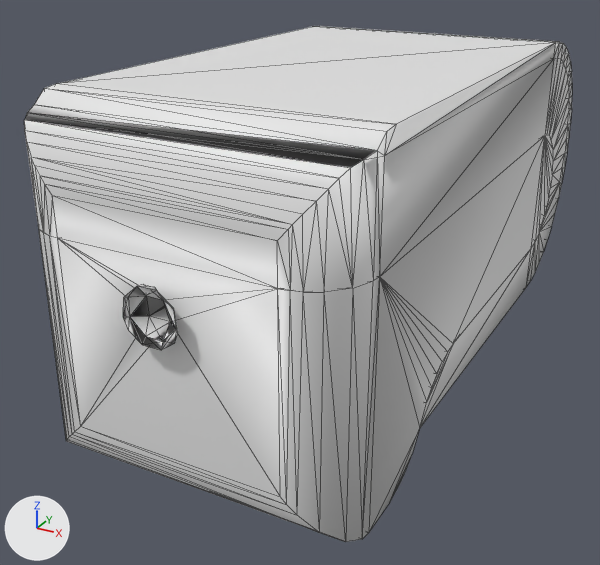
What one commit did to the OBJ model software/models/mit_gazebo_models/irobot_hand/meshes/finger_distal_chull.obj.
Both versions are drawn from a 50 mm lens placed at (0.0208, -0.0256, 0.0198), pointed at (-0.0022, 0.0163, -0.0012). Every picture has the same lights, and +X, +Y and +Z are marked at lower left. Mesh edges are drawn as thin lines. Where no turn or scale is listed for an object, it has been applied to the vertices.

In view in the first picture: 'finger_distal_chull'.
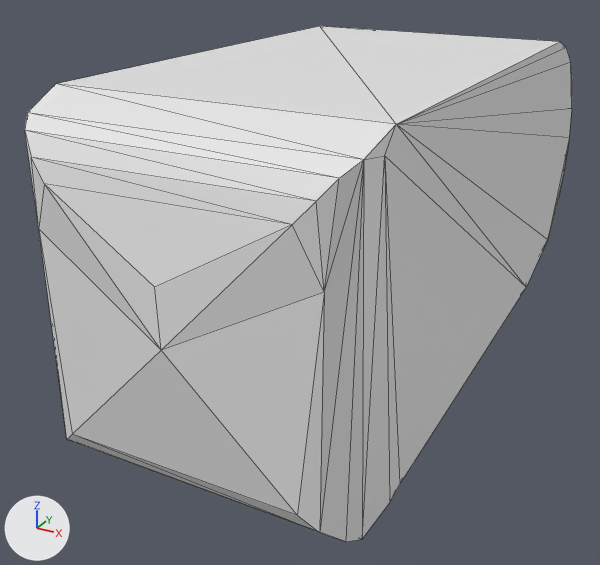
Patch to the scene script:
```diff
--- a/software/models/mit_gazebo_models/irobot_hand/meshes/finger_distal_chull.obj.py
+++ b/software/models/mit_gazebo_models/irobot_hand/meshes/finger_distal_chull.obj.py
@@ me_finger_distal_chull @@
 # used by ob_finger_distal_chull; location = (0.0, 0.0, 0.0)
-me_finger_distal_chull.from_pydata(...)  # 1011 vertices, 2694 faces; spans x -0.0088..0.0088, y -0.0009..0.0395, z -0.0077..0.0125
+me_finger_distal_chull.from_pydata(...)  # 70 vertices, 136 faces; spans x -0.0088..0.0088, y -0.0009..0.0395, z -0.0077..0.0125
+# me_finger_distal_chull part 1: 941 vertices removed from x -0.0088..0.0088, y -0.0009..0.0395, z -0.0077..0.0125
+# me_finger_distal_chull part 2: the surface is now shaded flat
```

Changed parts and their boxes (x1, y1, x2, y2) in the pictures (600 x 565 px):
'finger_distal_chull', reshaped
    before: (24, 26, 572, 542)
    after: (25, 26, 572, 542)
part 1 of me_finger_distal_chull, deleted
    before: (24, 26, 572, 542)
